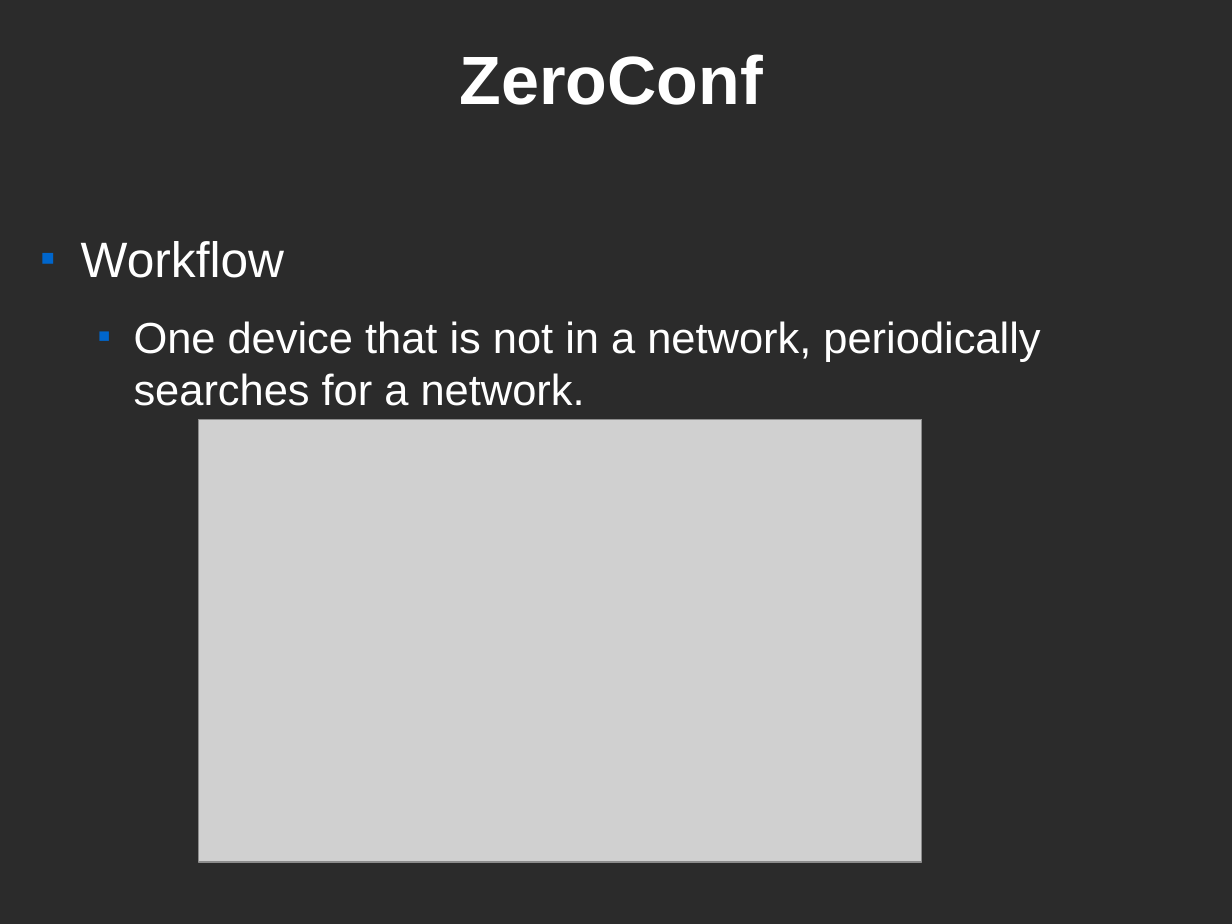
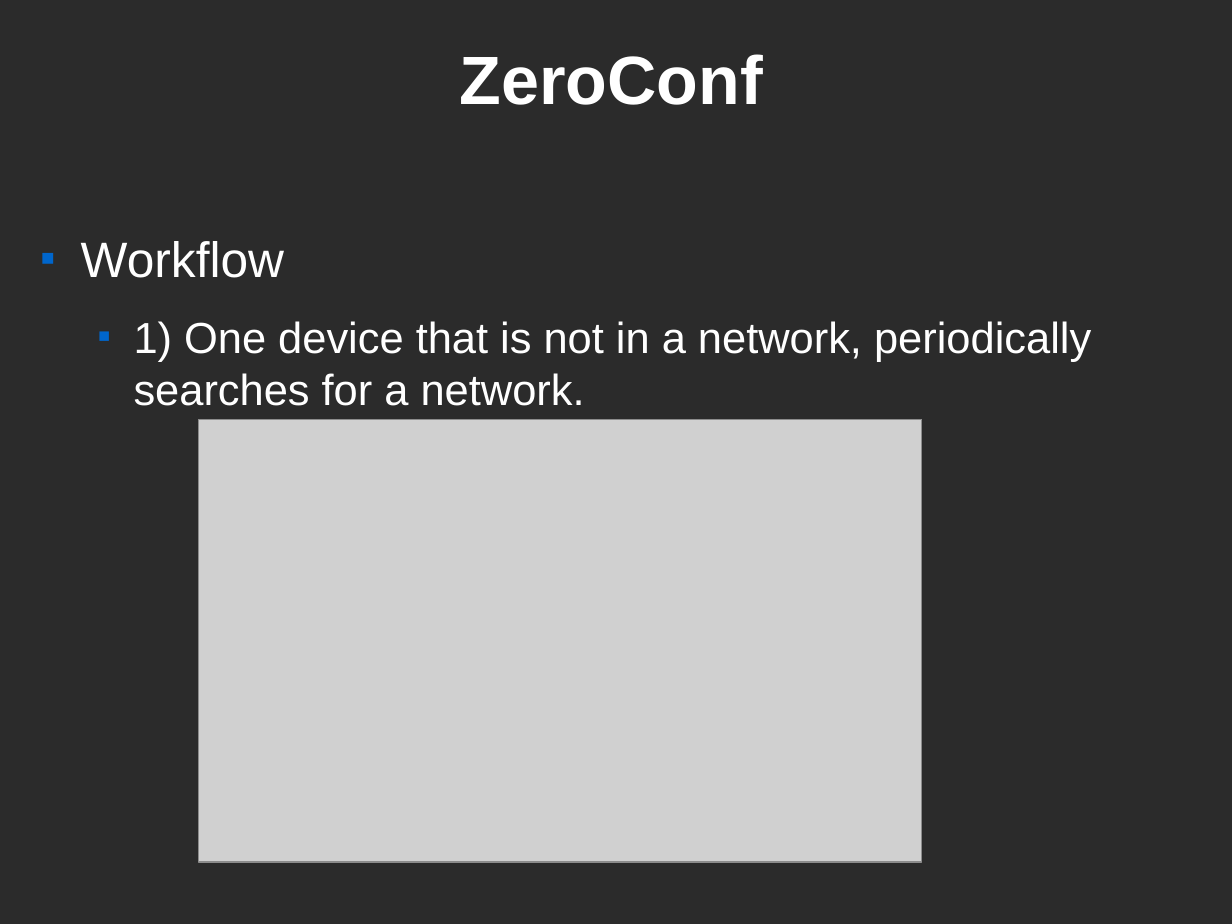
Before and after one commit to CEID-DS/cbox, a slide deck: slide 22 of doc/fosscomm/fosscomm_finalv1.odp. Drawn at 1232x924 pixels with LibreOffice and Linux fonts; fonts in the diff are those of the drawing; grey boxes stand for pictures; background and template pictures are left out; a plain dark background stands for a picture behind light text. Boxes give left, top, right and bottom in pixels: in the first picture for what was removed or moved away, otherwise in the second. Text is boxed around its words. In the diff, an @@ line names an element or a change of style, - is before the commit and + after.

Commit message:
updating ZeroConf part in final presentation

```diff
--- a/doc/fosscomm/fosscomm_finalv1.odp
+++ b/doc/fosscomm/fosscomm_finalv1.odp
@@ text at [134,321,1091,406]: text changed @@
-  ■ One device that is not in a network, periodically searches for a network.
+  ■ 1) One device that is not in a network, periodically searches for a network.
```
Also in this commit, not shown: 9 other slides changed, 1 other file.
